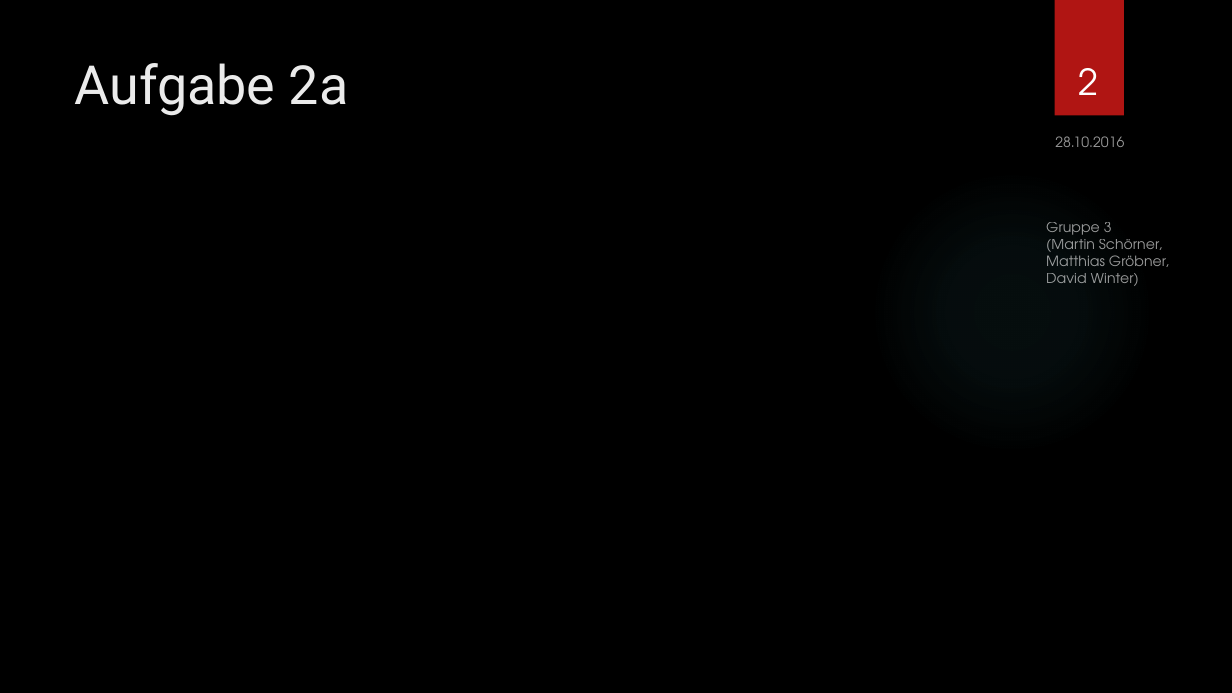
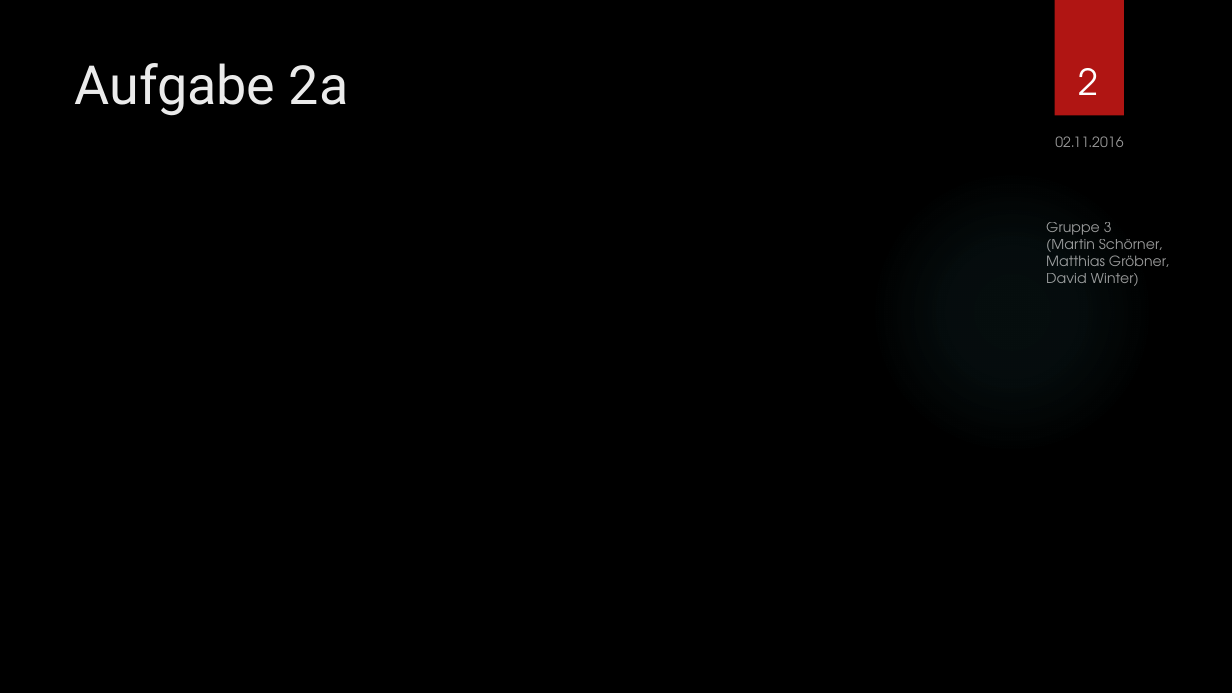
Before and after one commit to SOAS-Uni-Augsburg/ws16-17-group-03, a slide deck: slide 2 of Blatt-02/Präsentation.pptx. Drawn at 1232x693 pixels with LibreOffice and Linux fonts; fonts in the diff are those of the drawing; grey boxes stand for pictures; background and template pictures are left out. Boxes give left, top, right and bottom in pixels: in the first picture for what was removed or moved away, otherwise in the second. Text is boxed around its words. In the diff, an @@ line names an element or a change of style, - is before the commit and + after.

```diff
--- a/Blatt-02/Präsentation.pptx
+++ b/Blatt-02/Präsentation.pptx
@@ text at (x1=1055, y1=136, x2=1123, y2=147): text changed @@
-28.10.2016
+02.11.2016
```
Also in this commit, not shown: 5 other slides changed, 1 slide added, 1 other file.
